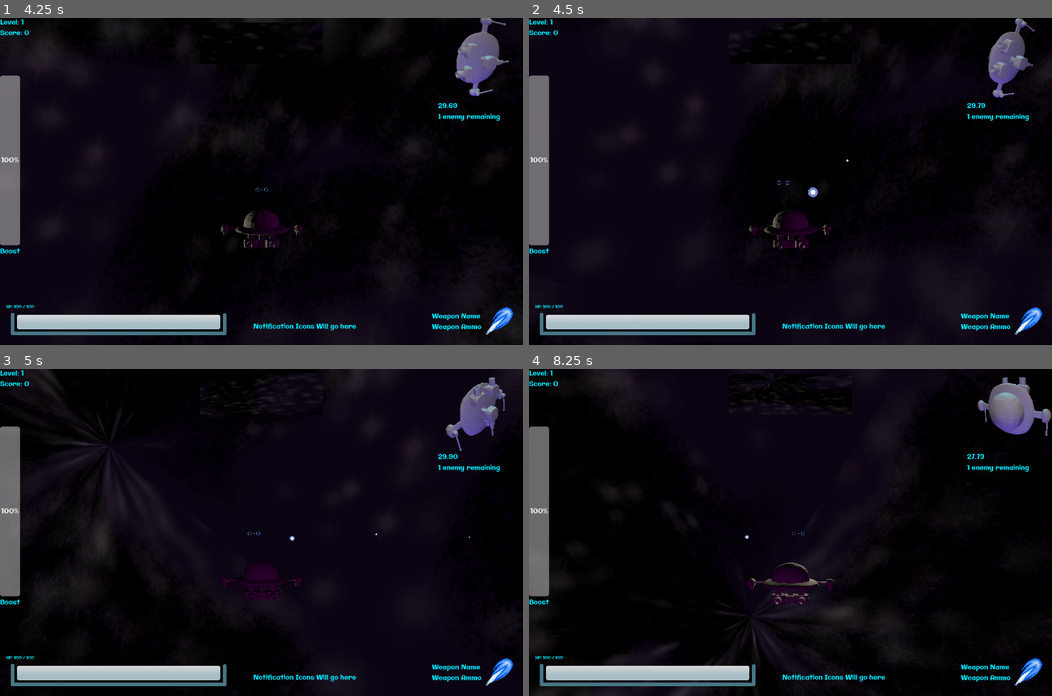
Above: before the commit, frames 1-4 (two rows, left to right).
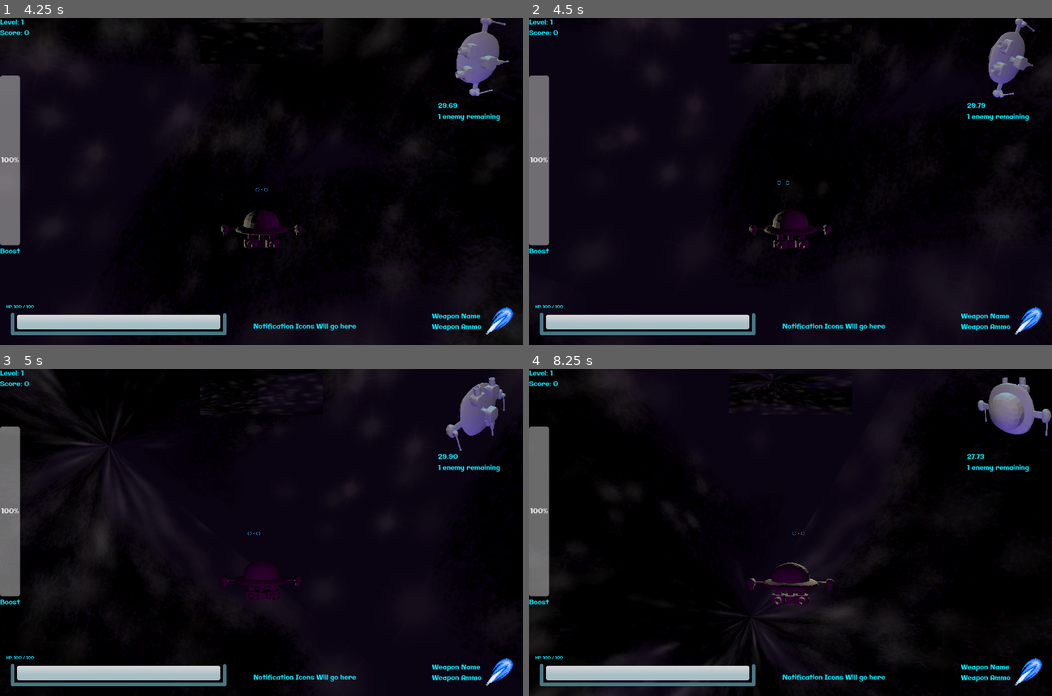
Above: after the commit, the same moments.

Repository: WilliamAalund/TAGD-Game-Jam-Fall-2024
Game: Godot game, scene res://Code/PrimaryScenes/Main/Main.tscn
The game is run twice, just before and just after one commit, with the same random seed, the same clock (stepped at 60 frames per second) and the same inputs.
Inputs (mouse positions are in pixels of both pictures, inside the frame that each line leads up to):
- Up to frame 1 (4.25 s): click "Arcade" at 0.5 s; tap Enter at 1.25 s; move the mouse to (376, 165) at 1.27 s; hold D (debug_right) 1.28-2.03 s; hold Shift (boost) 1.28-2.03 s; move the mouse to (156, 197) at 2.02 s; hold S (debug_down) 2.03-2.78 s; tap F (break) at 2.1 s; move the mouse to (313, 109) at 2.77 s; hold D (debug_right) 2.78-3.53 s; hold Z (expand_hud) 2.78-3.53 s; move the mouse to (235, 246) at 3.52 s; hold W (debug_up) from 3.53 s (still down); right-click (235, 246) at 3.6 s
- Up to frame 2 (4.5 s): move the mouse to (947, 230) at 4.27 s; release W (debug_up) at 4.28 s; hold A (debug_left) from 4.28 s (still down); hold Space (shoot) from 4.28 s (still down)
- Up to frame 3 (5 s): keep holding A (debug_left); keep holding Space (shoot)
- Up to frame 4 (8.25 s): move the mouse to (633, 483) at 5.02 s; release Space (shoot) at 5.03 s; tap Shift (boost) at 5.1 s; move the mouse to (816, 532) at 5.77 s; release A (debug_left) at 5.78 s; hold S (debug_down) 5.78-6.53 s; hold F (break) 5.78-6.53 s; move the mouse to (712, 450) at 6.52 s; hold D (debug_right) 6.53-7.28 s; tap Z (expand_hud) at 6.6 s; move the mouse to (905, 516) at 7.27 s; hold W (debug_up) 7.28-8.03 s; hold Right mouse button (focus) 7.28-8.03 s; move the mouse to (685, 548) at 8.02 s; hold D (debug_right) from 8.03 s (still down); tap Space (shoot) at 8.1 s

Frame 1 is identical in both runs. In frame 2, less than 0.1% of the frame differs, in the area x 53-62%, y 43-55%; in frame 3, less than 0.1%; in frame 4, less than 0.1%.
Error after the commit: Invalid access to property or key 'WEAPO' on a base object of type 'Node (WeaponConstants.gd)'. (res://Code/Scripts/Non)

Commit message:
Added WeaponConstants global

Diff:
--- /dev/null
+++ b/Game/Code/Scripts/Globals/WeaponConstants.gd
@@ -0,0 +1,38 @@
+extends Node
+
+const WEAPONS = [DEFAULT_LASER_WEAPON, GRANDPA_LASER]
+
+const DEFAULT_LASER_WEAPON = {
+	"name": "Baby Laser",
+	"type": "Laser",
+	"rpm": 500.0,
+	"automatic": true,
+	"range": 800.0,
+	"velocity": 600.0,
+	"spread": 0.6,
+	"damage": 8,
+	"firing_mode": "Alternate",
+	"description": "Standard issue, reliable laser."
+}
+
+const GRANDPA_LASER = {
+	"name": "Grandpa Laser",
+	"type": "Laser",
+	"rpm": 300.0,
+	"automatic": true,
+	"range": 750.0,
+	"velocity": 400.0,
+	"spread": 0.7,
+	"damage": 13,
+	"firing_mode": "Alternate",
+	"description": "An older laser model that packs more of a punch, but is less reliable at range."
+}
+
+# Called when the node enters the scene tree for the first time.
+func _ready() -> void:
+	pass # Replace with function body.
+
+
+# Called every frame. 'delta' is the elapsed time since the previous frame.
+func _process(delta: float) -> void:
+	pass
--- a/Game/Code/Scripts/Non Globals/weapon_manager.gd
+++ b/Game/Code/Scripts/Non Globals/weapon_manager.gd
@@ -9,16 +9,6 @@
 
 var weapon_count = 0
 
-const DEFAULT_LASER_WEAPON = {
-	"name": "Laser",
-	"rpm": 500.0,
-	"automatic": true,
-	"range": 1000.0,
-	"velocity": 700.0,
-	"spread": 0.5,
-	"damage": 8,
-	"firing_mode": "Alternate"
-}
 
 # Called when the node enters the scene tree for the first time.
 func _ready() -> void:
@@ -27,14 +17,14 @@
 
 
 func get_weapon_parameter_dictionary(weapon_id: int) -> Dictionary:
-	return DEFAULT_LASER_WEAPON # TODO: Implement this
+	return WeaponConstants.WEAPO # TODO: Implement this
 
 func spawn_weapon(weapon_id: int):
 	# Convert weapon id to dictionary
 	var weapon_parameters = get_weapon_parameter_dictionary(weapon_id)
 	var weapon_child
 
-	if weapon_parameters["name"] == "Laser":
+	if weapon_parameters["type"] == "Laser":
 		weapon_child = laser_scene.instantiate()
 		if weapon_count == 0:
 			weapon_child.weapon_enabled = true
--- a/Game/Code/Tests/Weapons/v1/weapon.gd
+++ b/Game/Code/Tests/Weapons/v1/weapon.gd
@@ -6,6 +6,7 @@
 @onready var firing_ports = $FiringPorts
 
 # Weapon parameters
+@export var weapon_name := ""
 @export var enemy_weapon := false # If true, controls what firing ports are used by the subclass
 @export var weapon_enabled := false # If weapon is useable or not
 @export var rounds_per_minute: float = 200.0 :
--- a/Game/project.godot
+++ b/Game/project.godot
@@ -19,6 +19,7 @@
 
 PlayerData="*res://Code/Scripts/Classes/PlayerData.gd"
 Saving="*res://Code/Scripts/Globals/Saving.gd"
+WeaponConstants="*res://Code/Scripts/Globals/WeaponConstants.gd"
 
 [display]
 
